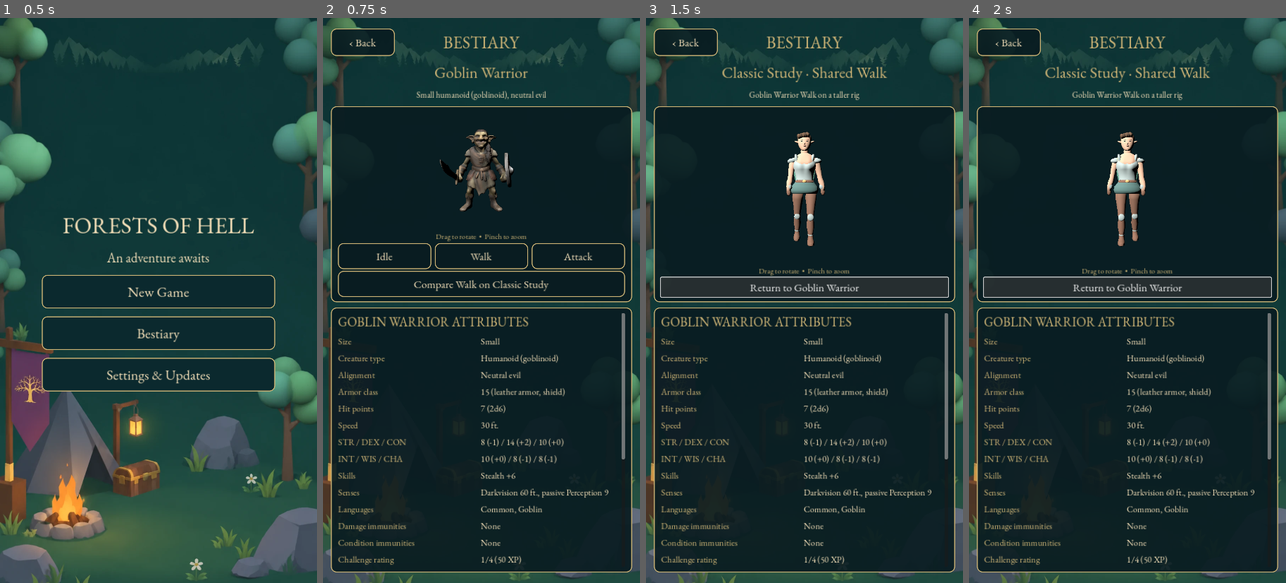
Above: before the commit, frames 1-4 (left to right).
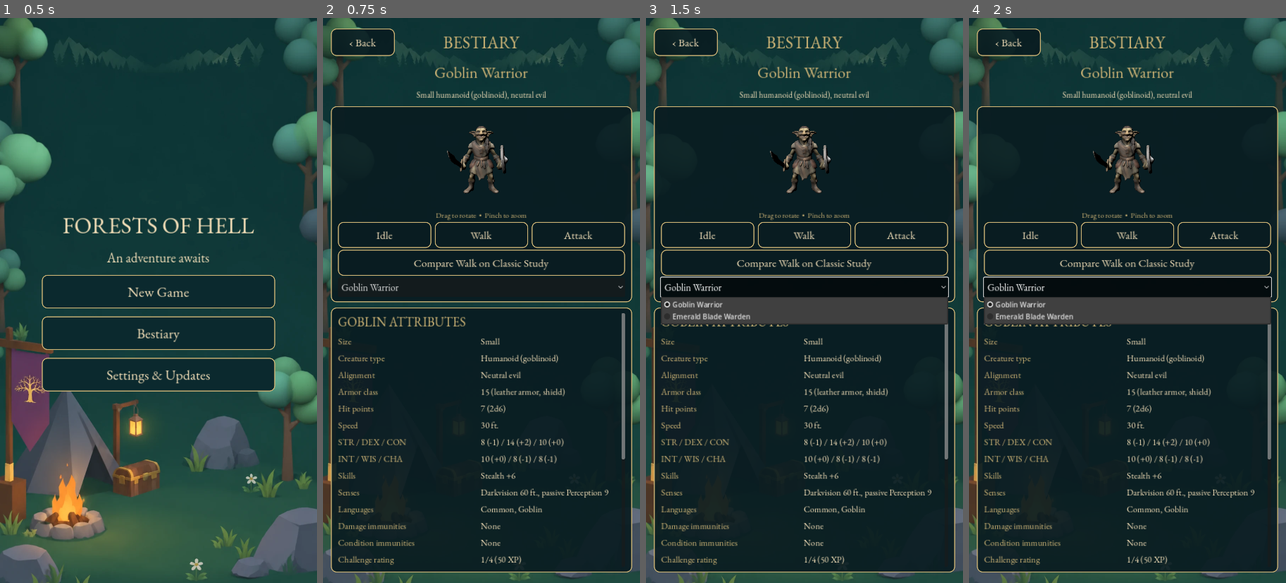
Above: after the commit, the same moments.

Repository: cosmerearchives-creator/Android-DnD-Roguelike
Game: Godot game, scene res://front_menu.tscn
The game is run twice, just before and just after one commit, with the same random seed, the same clock (stepped at 60 frames per second) and the same inputs.
Inputs (mouse positions are in pixels of both pictures, inside the frame that each line leads up to):
- Up to frame 1 (0.5 s): no input
- Up to frame 2 (0.75 s): click "Bestiary" at 0.5 s
- Up to frame 3 (1.5 s): click (804, 289) at 1.25 s, where only the run after the commit has a clickable "Goblin Warrior"
- Up to frame 4 (2 s): no input

Frame 1 is identical in both runs. In frame 2, 4.5% of the frame differs, in the area x 4-96%, y 19-55%; in frame 3, 11%; in frame 4, 11%, in the area x 4-96%, y 8-55%.

Commit message:
Add Emerald Blade Warden goblin variant v0.3.168

Diff:
--- a/godot/bestiary.gd
+++ b/godot/bestiary.gd
@@ -21,6 +21,7 @@
 		["Shortbow", "Ranged Weapon Attack: +4 to hit, range 80/320 ft., one target. Hit: 5 (1d6 + 2) piercing damage."]
 	]
 }]
+const GOBLINS = preload("res://goblin_variants.gd")
 const WALK_COMPARISON := "res://assets/classic_study_shared_walk.glb"
 const GOLD := Color("#cfb576")
 const PALE := Color("#f3dfb8")
@@ -37,6 +38,8 @@
 var preview_subtitle: Label
 var comparison_button: Button
 var showing_comparison := false
+var variant_index := 0
+var variant_picker: OptionButton
 
 func _panel() -> StyleBoxFlat:
 	var style := StyleBoxFlat.new()
@@ -103,7 +106,7 @@
 	header.add_child(blank)
 
 	var entry := ENTRIES[0]
-	preview_title = _label(entry.name, 36, true)
+	preview_title = _label(GOBLINS.ENTRIES[variant_index].name, 36, true)
 	preview_title.horizontal_alignment = HORIZONTAL_ALIGNMENT_CENTER
 	layout.add_child(preview_title)
 	preview_subtitle = _label(entry.subtitle, 19)
@@ -144,7 +147,7 @@
 	scene.add_child(camera)
 	camera.current = true
 	camera.fov = 45.0
-	_load_creature(entry.asset)
+	_load_creature(GOBLINS.ENTRIES[variant_index].asset)
 	holder.gui_input.connect(_preview_input)
 	var hint := _label("Drag to rotate  •  Pinch to zoom", 17, true)
 	hint.horizontal_alignment = HORIZONTAL_ALIGNMENT_CENTER
@@ -161,6 +164,14 @@
 	comparison_button = _button("Compare Walk on Classic Study", _toggle_walk_comparison)
 	comparison_button.custom_minimum_size.y = 44
 	preview_stack.add_child(comparison_button)
+	variant_picker = OptionButton.new()
+	variant_picker.custom_minimum_size.y = 44
+	variant_picker.add_theme_font_override("font", SERIF)
+	variant_picker.add_theme_font_size_override("font_size", 22)
+	for variant in GOBLINS.ENTRIES:
+		variant_picker.add_item(variant.name)
+	variant_picker.item_selected.connect(_select_goblin_variant)
+	preview_stack.add_child(variant_picker)
 
 	var stats_panel := PanelContainer.new()
 	stats_panel.add_theme_stylebox_override("panel", _panel())
@@ -174,7 +185,7 @@
 	contents.size_flags_horizontal = Control.SIZE_EXPAND_FILL
 	contents.add_theme_constant_override("separation", 9)
 	scroll.add_child(contents)
-	contents.add_child(_label("GOBLIN WARRIOR ATTRIBUTES", 29, true))
+	contents.add_child(_label("GOBLIN ATTRIBUTES", 29, true))
 	for line in entry.details:
 		_add_stat(contents, line[0], line[1])
 	contents.add_child(_label("SPECIAL ABILITIES", 29, true))
@@ -199,14 +210,27 @@
 	parent.add_child(_label(name, 23, true))
 	parent.add_child(_label(description, 20))
 
+func _select_goblin_variant(index: int) -> void:
+	var variant: Dictionary = GOBLINS.ENTRIES[index]
+	if not _load_creature(variant.asset):
+		variant_picker.select(variant_index)
+		return
+	variant_index = index
+	showing_comparison = false
+	preview_title.text = variant.name
+	preview_subtitle.text = variant.get("credit", ENTRIES[0].subtitle)
+	preview_controls.visible = preview_animator != null
+	comparison_button.visible = index == 0
+	comparison_button.text = "Compare Walk on Classic Study"
+
 func _toggle_walk_comparison() -> void:
 	var next_comparison := not showing_comparison
-	var path: String = WALK_COMPARISON if next_comparison else ENTRIES[0].asset
+	var path: String = WALK_COMPARISON if next_comparison else GOBLINS.ENTRIES[variant_index].asset
 	if not _load_creature(path, "Walk"):
 		comparison_button.text = "Walk preview unavailable"
 		return
 	showing_comparison = next_comparison
-	preview_title.text = "Classic Study · Shared Walk" if showing_comparison else ENTRIES[0].name
+	preview_title.text = "Classic Study · Shared Walk" if showing_comparison else GOBLINS.ENTRIES[variant_index].name
 	preview_subtitle.text = "Goblin Warrior Walk on a taller rig" if showing_comparison else ENTRIES[0].subtitle
 	preview_controls.visible = not showing_comparison
 	comparison_button.text = "Return to Goblin Warrior" if showing_comparison else "Compare Walk on Classic Study"
--- /dev/null
+++ b/godot/goblin_variants.gd
@@ -0,0 +1,6 @@
+extends RefCounted
+
+const ENTRIES = [
+	{"name": "Goblin Warrior", "asset": "res://assets/goblin_warrior.glb"},
+	{"name": "Emerald Blade Warden", "asset": "res://assets/emerald_blade_warden.glb", "credit": "Model created with Meshy"},
+]
--- a/godot/world.gd
+++ b/godot/world.gd
@@ -1,5 +1,6 @@
 extends Node3D
 const FOOT = 0.3048
+const GOBLINS = preload("res://goblin_variants.gd")
 var player: CharacterBody3D
 var goblin: CharacterBody3D
 var camera: Camera3D
@@ -62,13 +63,12 @@
 	if is_finite(bottom) and is_finite(top) and top > bottom + 0.01:
 		model.scale *= clampf(2.05 / (top-bottom),0.05,20.0)
 	ground_visual(model)
-func body(pos: Vector3, asset: String, color: Color) -> CharacterBody3D:
+func body(pos: Vector3, asset: String, color: Color, is_goblin := false) -> CharacterBody3D:
 	var b := CharacterBody3D.new()
 	add_child(b)
 	b.position = pos
 	var c := CollisionShape3D.new()
 	var capsule := CapsuleShape3D.new()
-	var is_goblin := asset.ends_with("/goblin_warrior.glb")
 	capsule.radius = 0.22 if is_goblin else 0.3
 	capsule.height = 1.05 if is_goblin else 1.7
 	c.shape = capsule
@@ -165,7 +165,8 @@
 	model_index = clampi(int(profile.get_value("hero","model",1)),0,MODELS.size()-1)
 	if not ResourceLoader.exists("res://assets/%s.glb" % MODELS[model_index]): model_index = 1
 	player = body(Vector3.ZERO,"res://assets/%s.glb" % MODELS[model_index],Color.BEIGE)
-	goblin = body(Vector3(0,0,-12),"res://assets/goblin_warrior.glb",Color("#708238"))
+	var variant: Dictionary = GOBLINS.ENTRIES.pick_random()
+	goblin = body(Vector3(0,0,-12), variant.asset, Color("#708238"), true)
 	var goblin_visual := goblin.get_node_or_null("CharacterVisual")
 	if goblin_visual != null:
 		var goblin_animator := find_imported_animator(goblin_visual)
Not shown, changed: docs/art-credits.md
Not shown, added: godot/assets/emerald_blade_warden.glb
